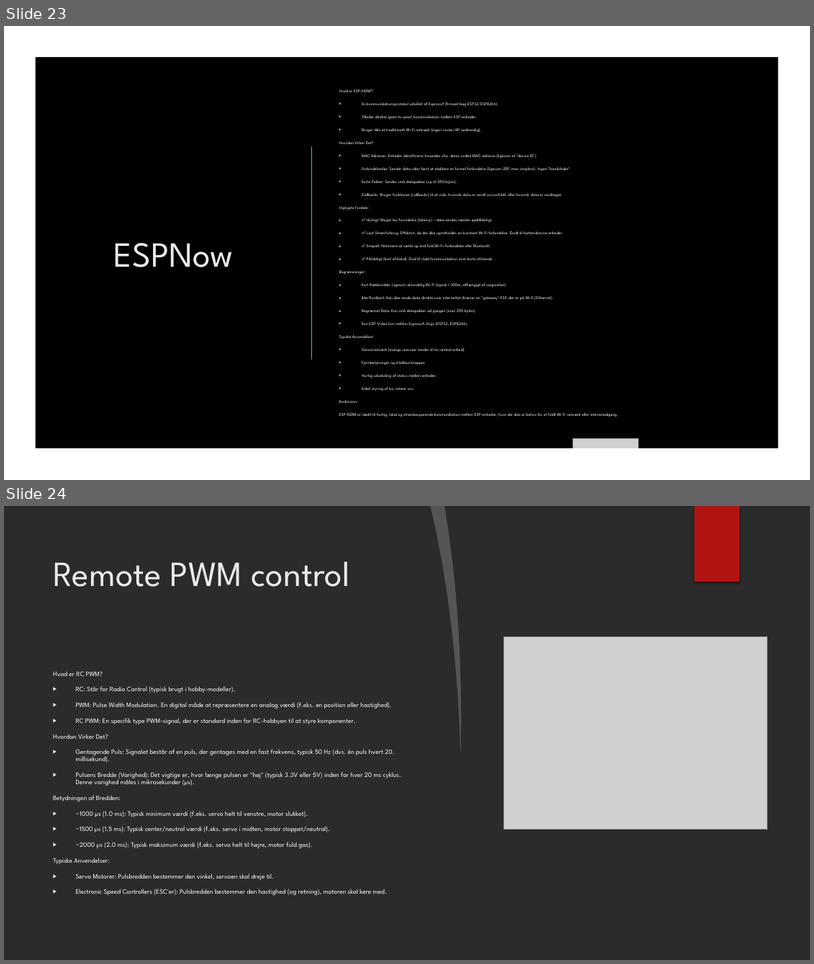
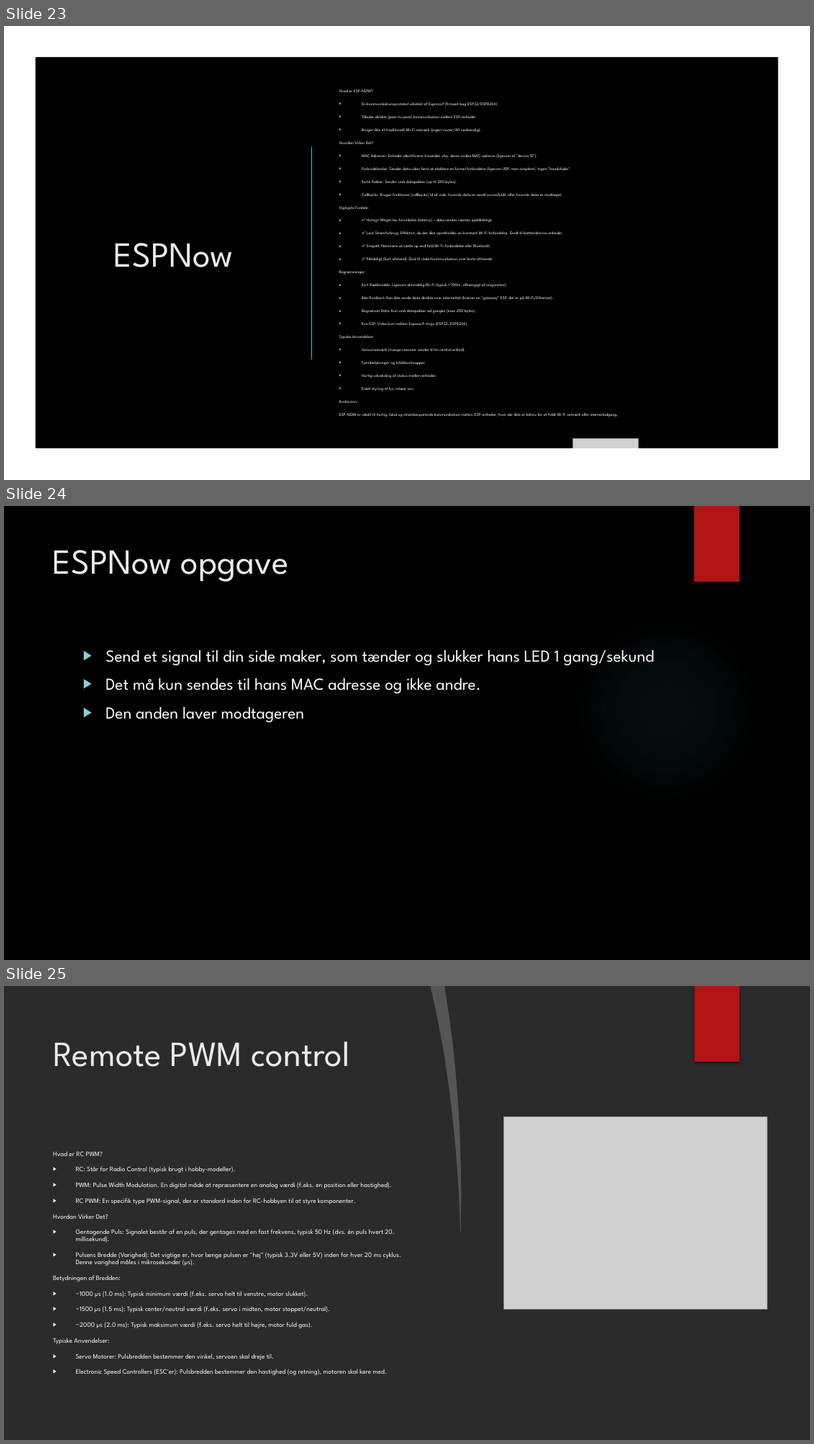
Before and after one commit to FrithiofJensen/KiCad2025, a slide deck: Kicad 2025.pptx. Shown one above the other, each under a label of ours: slides 23 and 24 before the commit, slides 23, 24 and 25 after it. The pictures are 814x964 and 814x1444 pixels, drawn with LibreOffice and Linux fonts; fonts in the diff are those of the drawing; grey boxes stand for pictures; background and template pictures are left out; a plain dark background stands for a picture behind light text. Boxes give left, top, right and bottom in pixels: in the first picture for what was removed or moved away, otherwise in the second. Text is boxed around its words. In the diff, an @@ line names an element or a change of style, - is before the commit and + after.

```diff
--- a/Kicad 2025.pptx
+++ b/Kicad 2025.pptx
@@ slide 24 added at <box>4,506,810,960</box>, background picture (left out); not listed: 1 template element that a slide beside it also shows @@
@@ title added at <box>53,550,289,582</box>, 42 pt, text #EBEBEB @@
+ESPNow opgave
@@ ellipse added at <box>574,617,759,803</box>, fill gradient #50B9C1 @@
@@ text added at <box>106,650,654,722</box>, 20 pt, text #FFFFFF @@
+▶ Send et signal til din side maker, som tænder og slukker hans LED 1 gang/sekund
+▶ Det må kun sendes til hans MAC adresse og ikke andre.
+▶ Den anden laver modtageren
@@ what was slide 24 is now slide 25 @@
```
Also in this commit, not shown: 4 slides changed, 2 other slides added, 3 other files.
